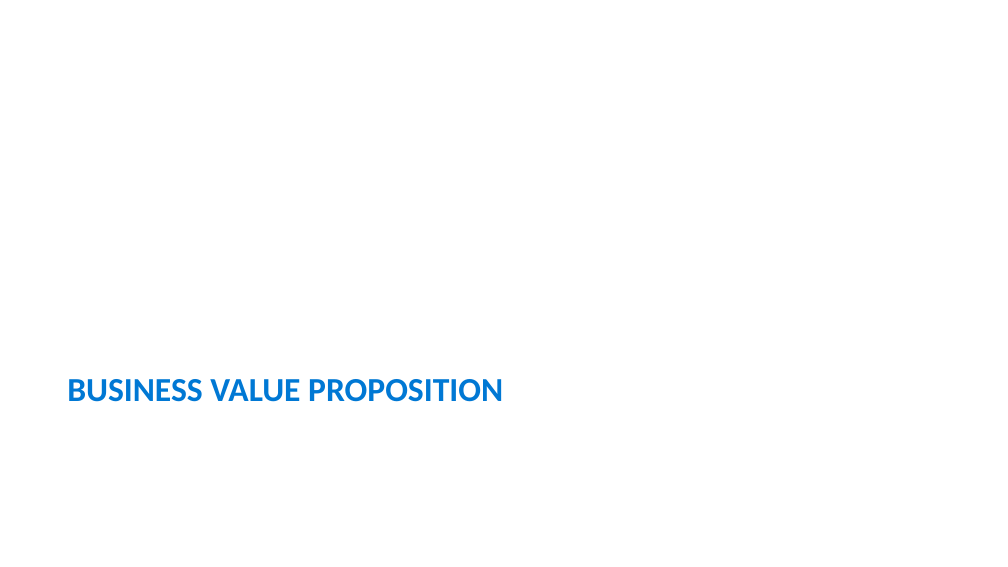
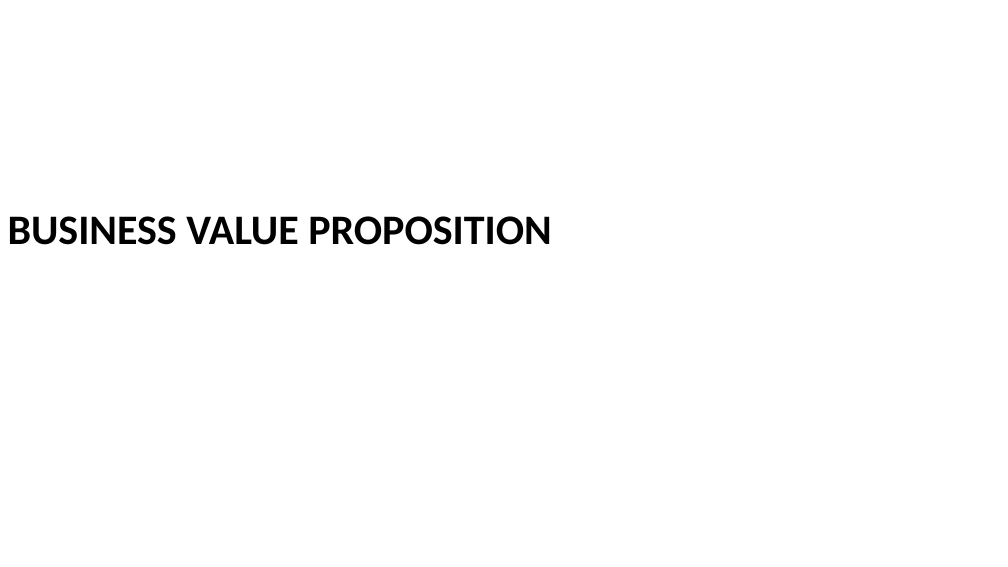
Before and after one commit to aktsmm/azure-ops-dashboard, a slide deck: slide 2 of presentations/AzureOpsDashboard.pptx. Drawn at 1008x567 pixels with LibreOffice and Linux fonts; fonts in the diff are those of the drawing. Boxes give left, top, right and bottom in pixels: in the first picture for what was removed or moved away, otherwise in the second. Text is boxed around its words. In the diff, an @@ line names an element or a change of style, - is before the commit and + after.

```diff
--- a/presentations/AzureOpsDashboard.pptx
+++ b/presentations/AzureOpsDashboard.pptx
@@ title "BUSINESS VALUE PROPOSITION": place and size @@
-title "BUSINESS VALUE PROPOSITION" at [67, 379, 503, 402]
+title "BUSINESS VALUE PROPOSITION" at [8, 216, 551, 245]
@@ title "BUSINESS VALUE PROPOSITION" at [8, 216, 551, 245]: size 32 to 40 pt, text colour #0078D4 to #000000 @@
```
Also in this commit, not shown: 10 other slides changed.
